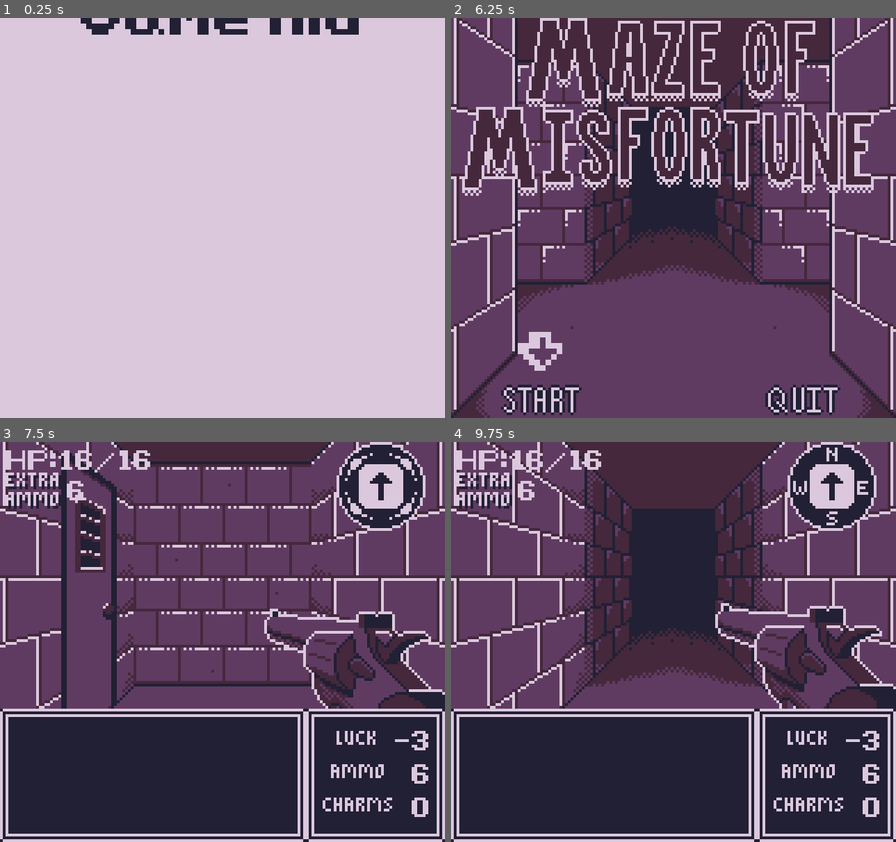
Above: before the commit, frames 1-4 (two rows, left to right).
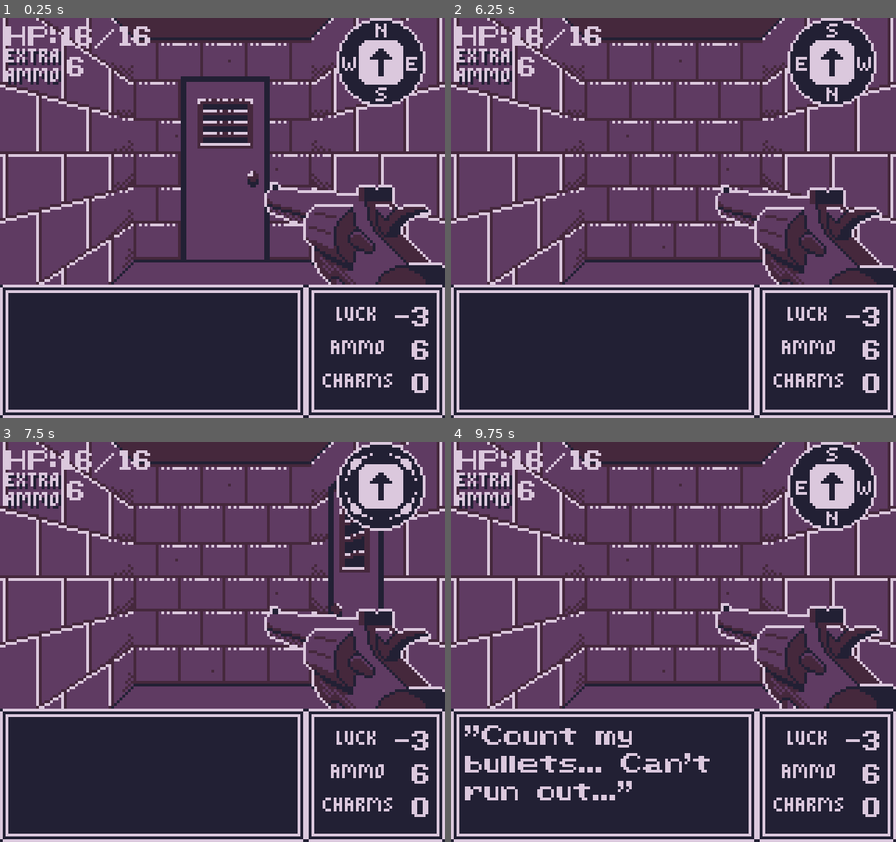
Above: after the commit, the same moments.

Repository: GartTheSkeleton/GameboyDungeon
Game: Godot game, scene res://src/Game/gameworld.tscn
The game is run twice, just before and just after one commit, with the same random seed, the same clock (stepped at 60 frames per second) and the same inputs. Before the commit the project starts from res://src/Game/title_screen.tscn.
Inputs:
- Up to frame 1 (0.25 s): no input
- Up to frame 2 (6.25 s): hold Right (Right) 0.53-1.28 s; tap Z (A) at 0.6, 1.55, 2.1, 3.05, 3.6, 4.55, 5.1, 6.05 s; tap X (B) at 0.8, 1.35, 2.3, 2.85, 3.8, 4.35, 5.3, 5.85 s; hold Down (Down) 1.28-2.03 s; hold Right (Right) 2.03-2.78 s; hold Up (Up) 2.78-3.53 s; hold Left (Left) 3.53-5.03 s; hold Down (Down) 5.03-5.78 s; tap Enter at 5.75 s; hold Right (Right) from 5.78 s (still down)
- Up to frame 3 (7.5 s): release Right (Right) at 6.53 s; hold Up (Up) 6.53-7.28 s; tap Z (A) at 6.6 s; tap X (B) at 6.8, 7.35 s; tap Space at 7.25 s; hold Right (Right) from 7.28 s (still down)
- Up to frame 4 (9.75 s): tap Z (A) at 7.55, 8.1, 9.05, 9.6 s; release Right (Right) at 8.03 s; hold Down (Down) 8.03-8.78 s; tap X (B) at 8.3, 8.85 s; tap Enter at 8.75 s; hold Left (Left) 8.78-9.53 s; hold Up (Up) from 9.53 s (still down)

The runs differ from the first frame. In frame 1, 88% of the frame differs, in the area x 0-100%, y 0-100%; in frame 2, 76%; in frame 3, 8.1%; in frame 4, 21%.

Commit message:
knife animation and hitmarkers

Diff:
--- a/project.godot
+++ b/project.godot
@@ -11,7 +11,7 @@
 [application]
 
 config/name="GameboyDungeon"
-run/main_scene="uid://b50uateaxhv0i"
+run/main_scene="uid://bb7wofvtwlsvg"
 config/features=PackedStringArray("4.4", "GL Compatibility")
 config/icon="res://src/Assets/icon.svg"
 
--- a/src/Entities/Actors/Actions/attack_action.gd
+++ b/src/Entities/Actors/Actions/attack_action.gd
@@ -24,24 +24,31 @@
 			damage = 2 * floor(.666 * entity.fighter_component.power) if is_knife_attack else 2 * entity.fighter_component.power
 			attack_description = "You deal a devastating blow to %s" % target.get_entity_name()
 			entity.fighter_component.next_hit_crits = false
+			entity.get_tree().get_first_node_in_group("Hitmarker").play("Hit")
 			if !is_knife_attack:
 				entity.fighter_component.ammo -= 1
 				entity.get_tree().get_first_node_in_group("Gun").play("Shoot")
+			else:
+				entity.get_tree().get_first_node_in_group("Knife").play("Stab")
 		elif attack_roll >= 5:
 			damage = floor(.666 * entity.fighter_component.power) if is_knife_attack else entity.fighter_component.power
 			var type_index = rng.randi_range(0,1)
 			var options = ["stab", "slash at"]
 			var attack_selection = options[type_index]
 			attack_description = "You %s %s!" % [attack_selection, target.get_entity_name()] if is_knife_attack else "You shoot %s!" % target.get_entity_name()
+			entity.get_tree().get_first_node_in_group("Hitmarker").play("Hit")
 			if !is_knife_attack:
 				entity.fighter_component.ammo -= 1
 				entity.get_tree().get_first_node_in_group("Gun").play("Shoot")
+			else:
+				entity.get_tree().get_first_node_in_group("Knife").play("Stab")
 		elif attack_roll > 2:
 			if !is_knife_attack:
 				attack_description = "Your gun jams!"
 				entity.get_tree().get_first_node_in_group("Gun").play("Jam")
 			else:
 				attack_description = "Your blade pierces nought but air."
+				entity.get_tree().get_first_node_in_group("Knife").play("Stab")
 		else:
 			if !is_knife_attack:
 				attack_description = "You miss your shot!"
@@ -49,6 +56,7 @@
 				entity.get_tree().get_first_node_in_group("Gun").play("Shoot")
 			else:
 				attack_description = "It's too quick! Your knife clashes with stone!"
+				entity.get_tree().get_first_node_in_group("Knife").play("Stab")
 		MessageLog.send_message(attack_description)
 		await game.get_tree().create_timer(.75).timeout
 		await target.fighter_component.take_damage(damage)
--- a/src/Game/gameworld.tscn
+++ b/src/Game/gameworld.tscn
@@ -25,8 +25,11 @@
 [ext_resource type="Script" uid="uid://dh7gbon62pg31" path="res://src/Game/EventHandler/combat_input_handler.gd" id="18_2p5m6"]
 [ext_resource type="Script" uid="uid://oxl34e2vlyub" path="res://src/Game/EventHandler/game_over_input_handler.gd" id="18_cl2rc"]
 [ext_resource type="Texture2D" uid="uid://b0vqg5q47i5i5" path="res://src/Assets/VFX/gun_reload2.png" id="18_hy4dy"]
-[ext_resource type="Script" path="res://src/Game/gun.gd" id="18_jmb1y"]
 [ext_resource type="Script" uid="uid://bxs8gv7s574b4" path="res://src/Game/EventHandler/base_input_script.gd" id="19_8hu63"]
+[ext_resource type="Texture2D" uid="uid://bxyddm8y2q0w7" path="res://src/Assets/VFX/knife_attack1.png" id="20_5hjs6"]
+[ext_resource type="Texture2D" uid="uid://dlskr7ffnhyur" path="res://src/Assets/VFX/knife_attack2.png" id="21_jvhvo"]
+[ext_resource type="Texture2D" uid="uid://datxfbmw5pqi1" path="res://src/Assets/VFX/knife_attack3.png" id="22_pucdq"]
+[ext_resource type="Texture2D" uid="uid://cay8f2ajghcgq" path="res://src/Assets/VFX/hitmarker.png" id="23_jvhvo"]
 
 [sub_resource type="StyleBoxTexture" id="StyleBoxTexture_pkeyt"]
 texture = ExtResource("12_q8503")
@@ -162,6 +165,78 @@
 }],
 "loop": false,
 "name": &"Shoot",
+"speed": 5.0
+}]
+
+[sub_resource type="SpriteFrames" id="SpriteFrames_j0n7o"]
+animations = [{
+"frames": [],
+"loop": true,
+"name": &"Idle",
+"speed": 5.0
+}, {
+"frames": [{
+"duration": 1.0,
+"texture": ExtResource("20_5hjs6")
+}, {
+"duration": 1.0,
+"texture": ExtResource("21_jvhvo")
+}, {
+"duration": 1.0,
+"texture": ExtResource("22_pucdq")
+}, {
+"duration": 1.0,
+"texture": null
+}],
+"loop": false,
+"name": &"Stab",
+"speed": 5.0
+}]
+
+[sub_resource type="AtlasTexture" id="AtlasTexture_pucdq"]
+atlas = ExtResource("23_jvhvo")
+region = Rect2(0, 0, 32, 32)
+
+[sub_resource type="AtlasTexture" id="AtlasTexture_j0n7o"]
+atlas = ExtResource("23_jvhvo")
+region = Rect2(32, 0, 32, 32)
+
+[sub_resource type="AtlasTexture" id="AtlasTexture_eqtym"]
+atlas = ExtResource("23_jvhvo")
+region = Rect2(64, 0, 32, 32)
+
+[sub_resource type="AtlasTexture" id="AtlasTexture_rcrsa"]
+atlas = ExtResource("23_jvhvo")
+region = Rect2(96, 0, 32, 32)
+
+[sub_resource type="SpriteFrames" id="SpriteFrames_jv3qj"]
+animations = [{
+"frames": [{
+"duration": 1.0,
+"texture": SubResource("AtlasTexture_pucdq")
+}, {
+"duration": 1.0,
+"texture": SubResource("AtlasTexture_j0n7o")
+}, {
+"duration": 1.0,
+"texture": SubResource("AtlasTexture_eqtym")
+}, {
+"duration": 1.0,
+"texture": SubResource("AtlasTexture_rcrsa")
+}, {
+"duration": 1.0,
+"texture": null
+}],
+"loop": false,
+"name": &"Hit",
+"speed": 5.0
+}, {
+"frames": [{
+"duration": 1.0,
+"texture": null
+}],
+"loop": true,
+"name": &"default",
 "speed": 5.0
 }]
 
@@ -791,7 +866,16 @@
 animation = &"Reload"
 autoplay = "Idle"
 offset = Vector2(0, -15)
-script = ExtResource("18_jmb1y")
+
+[node name="Knife" type="AnimatedSprite2D" parent="VBoxContainer/SubViewportContainer/SubViewport/Gameworld/Camera2D" groups=["Knife"]]
+position = Vector2(0, -22)
+sprite_frames = SubResource("SpriteFrames_j0n7o")
+animation = &"Idle"
+autoplay = "Idle"
+
+[node name="Hitmarker" type="AnimatedSprite2D" parent="VBoxContainer/SubViewportContainer/SubViewport/Gameworld/Camera2D" groups=["Hitmarker"]]
+sprite_frames = SubResource("SpriteFrames_jv3qj")
+autoplay = "default"
 
 [node name="InputHandler" type="Node" parent="VBoxContainer/SubViewportContainer/SubViewport/Gameworld"]
 unique_name_in_owner = true
--- a/src/Game/gun.gd
+++ /dev/null
@@ -1 +0,0 @@
-extends AnimatedSprite2D
Not shown: 1 places in src/Assets/Definitions/Entities/Actors/entity_definition_abomination.tres that only renumber resources
Not shown: 1 places in src/Assets/Definitions/Entities/Actors/entity_definition_cyclops.tres that only renumber resources
Not shown: 1 places in src/Assets/Definitions/Entities/Actors/entity_definition_mimic.tres that only renumber resources
Not shown: 1 places in src/Assets/Definitions/Entities/Actors/entity_definition_skeleton.tres that only renumber resources
Not shown: 1 places in src/Assets/Definitions/Entities/Actors/entity_definition_slime.tres that only renumber resources
Not shown: 1 places in src/Assets/Definitions/Entities/Items/entity_definition_ammo.tres that only renumber resources
Not shown: 1 places in src/Assets/Definitions/Entities/Items/entity_definition_charm.tres that only renumber resources
Not shown: 1 places in src/Assets/Definitions/Entities/Items/entity_definition_chest.tres that only renumber resources
Not shown: 1 places in src/Assets/Definitions/Entities/Items/entity_definition_key.tres that only renumber resources
Not shown: 1 places in src/Assets/Definitions/Entities/Items/entity_definition_knife.tres that only renumber resources
Not shown: 1 places in src/Assets/Definitions/Panels/center_door_panel_definition.tres that only renumber resources
Not shown: 1 places in src/Assets/Definitions/Panels/center_hallway_panel_definition.tres that only renumber resources
(and 15 more such lines)
